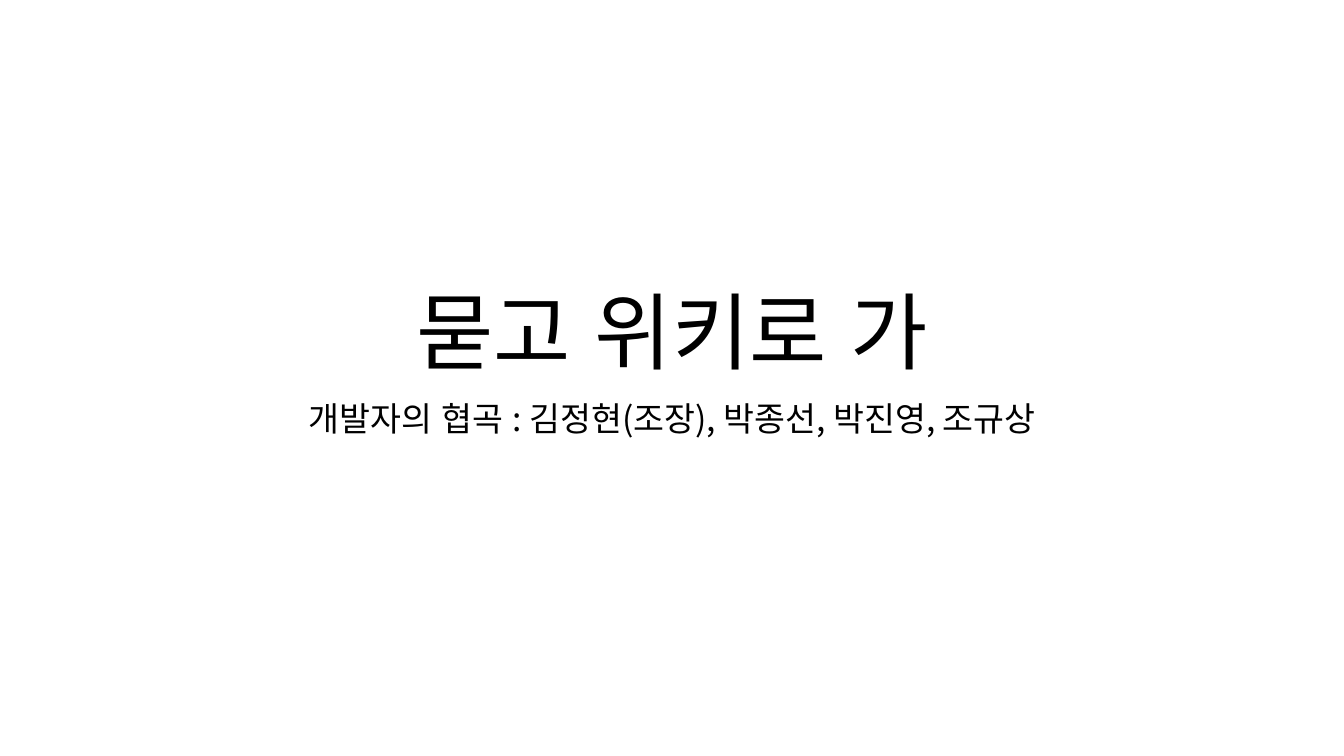
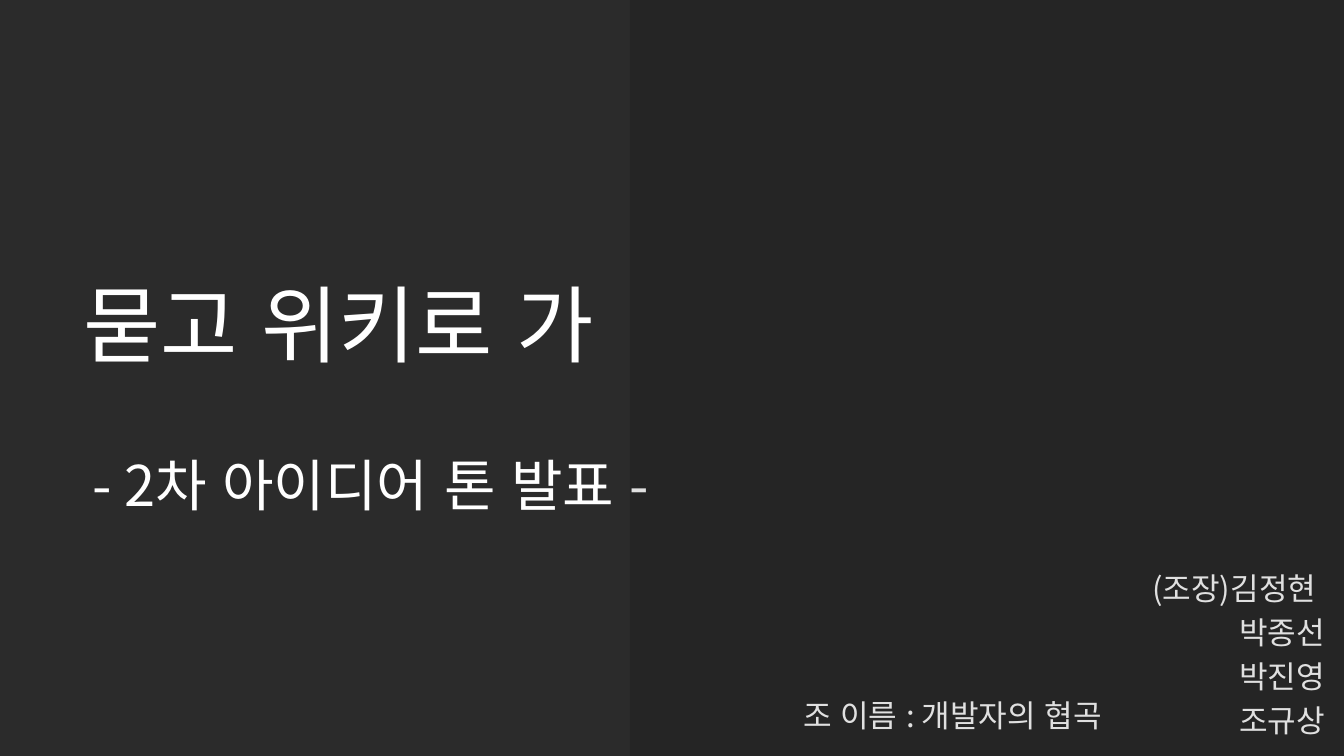
Before and after one commit to Q3333/Ask_and_Wiki, a slide deck: slide 1 of PPT 디자인/191120_2차설계.pptx. Drawn at 1344x756 pixels with LibreOffice and Linux fonts; fonts in the diff are those of the drawing; background and template pictures are left out; a plain dark background stands for a picture behind light text. Boxes give left, top, right and bottom in pixels: in the first picture for what was removed or moved away, otherwise in the second. Text is boxed around its words. In the diff, an @@ line names an element or a change of style, - is before the commit and + after.

```diff
--- a/PPT 디자인/191120_2차설계.pptx
+++ b/PPT 디자인/191120_2차설계.pptx
@@ background #FFFFFF to picture (left out) @@
@@ rectangle added at <box>630,0,1344,756</box>, fill #000000 at 12% opacity @@
@@ title "묻고 위키로 가": place and size @@
-title "묻고 위키로 가" at <box>417,293,927,370</box>
+title "묻고 위키로 가" at <box>83,286,594,363</box>
@@ title "묻고 위키로 가" at <box>83,286,594,363</box>: text colour #000000 to #FFFFFF @@
@@ text added at <box>124,459,614,511</box>, 40 pt, text #FFFFFF @@
+- 2차 아이디어 톤 발표 -
@@ subtitle at <box>1152,574,1325,735</box>: text changed; size 24 to 22.2 pt; text colour #000000 to #FFFFFF @@
-개발자의 협곡 : 김정현(조장), 박종선, 박진영, 조규상
+(조장)김정현
+박종선
+박진영
+조규상
@@ text added at <box>803,701,1102,730</box>, 22.2 pt, text #FFFFFF @@
+조 이름 : 개발자의 협곡
```
Also in this commit, not shown: 4 other slides changed, 11 slides added, 2 slides removed, 29 other files.
